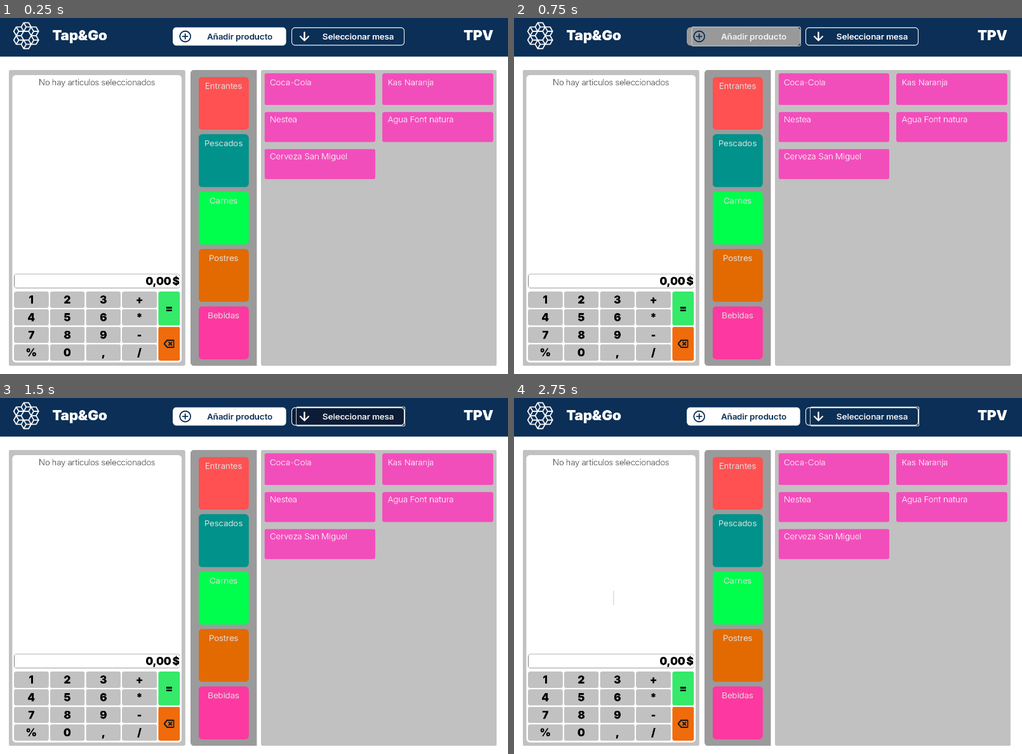
Above: before the commit, frames 1-4 (two rows, left to right).
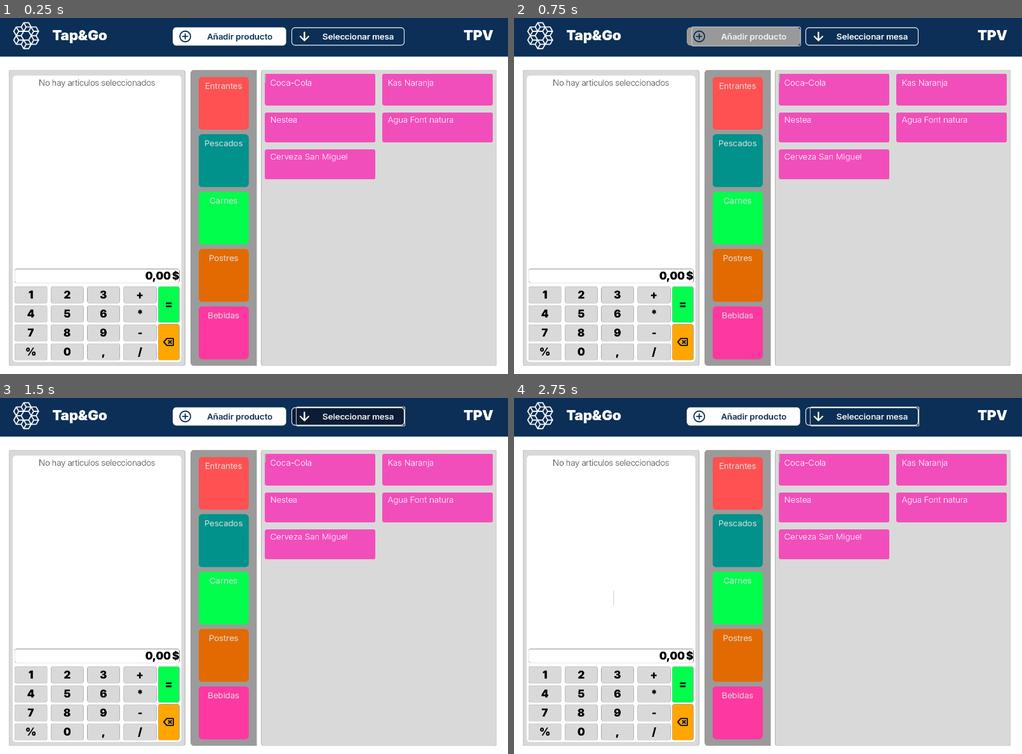
Above: after the commit, the same moments.

Repository: rteijeiro/tpv
Game: Godot game, scene res://scenes/main.tscn
The game is run twice, just before and just after one commit, with the same random seed, the same clock (stepped at 60 frames per second) and the same inputs.
Inputs:
- Up to frame 1 (0.25 s): no input
- Up to frame 2 (0.75 s): click "Añadir producto" at 0.5 s
- Up to frame 3 (1.5 s): click "Seleccionar mesa" at 1.25 s
- Up to frame 4 (2.75 s): click "1" at 2 s

The runs differ from the first frame. In frame 1, 4.0% of the frame differs, in the area x 2-98%, y 15-97%; in frame 2, 4.0%; in frame 3, 4.0%; in frame 4, 4.0%.

Commit message:
calculator design fixed

Diff:
--- a/resources/themes/Panel1.tres
+++ b/resources/themes/Panel1.tres
@@ -1,7 +1,12 @@
 [gd_resource type="Theme" load_steps=2 format=3 uid="uid://dxg4j6hfoj3dt"]
 
 [sub_resource type="StyleBoxFlat" id="StyleBoxFlat_y7nuc"]
-bg_color = Color(0.758192, 0.758192, 0.758192, 1)
+bg_color = Color(0.85098, 0.85098, 0.85098, 1)
+border_width_left = 1
+border_width_top = 1
+border_width_right = 1
+border_width_bottom = 1
+border_color = Color(0.65098, 0.65098, 0.65098, 1)
 corner_radius_top_left = 5
 corner_radius_top_right = 5
 corner_radius_bottom_right = 5
--- a/resources/themes/panelGreen.tres
+++ b/resources/themes/panelGreen.tres
@@ -1,7 +1,12 @@
 [gd_resource type="Theme" load_steps=2 format=3 uid="uid://cps3nhy3hktjg"]
 
 [sub_resource type="StyleBoxFlat" id="StyleBoxFlat_ymvpm"]
-bg_color = Color(0.207843, 0.913725, 0.411765, 1)
+bg_color = Color(0, 1, 0.301961, 1)
+border_width_left = 1
+border_width_top = 1
+border_width_right = 1
+border_width_bottom = 1
+border_color = Color(0.65098, 0.65098, 0.65098, 1)
 corner_radius_top_left = 5
 corner_radius_top_right = 5
 corner_radius_bottom_right = 5
--- a/resources/themes/panelOrange.tres
+++ b/resources/themes/panelOrange.tres
@@ -1,7 +1,12 @@
 [gd_resource type="Theme" load_steps=2 format=3 uid="uid://dt5i4g751q0rg"]
 
 [sub_resource type="StyleBoxFlat" id="StyleBoxFlat_8qtkm"]
-bg_color = Color(0.941176, 0.419608, 0.0431373, 1)
+bg_color = Color(1, 0.65098, 0, 1)
+border_width_left = 1
+border_width_top = 1
+border_width_right = 1
+border_width_bottom = 1
+border_color = Color(0.65098, 0.65098, 0.65098, 1)
 corner_radius_top_left = 5
 corner_radius_top_right = 5
 corner_radius_bottom_right = 5
--- a/scenes/calculator.tscn
+++ b/scenes/calculator.tscn
@@ -98,9 +98,11 @@
 layout_mode = 2
 size_flags_horizontal = 3
 size_flags_stretch_ratio = 2.0
+theme_override_constants/separation = 6
 
 [node name="HBoxContainer" type="HBoxContainer" parent="PanelContainer/MarginContainer/PanelContainer/MarginContainer/VBoxContainer/Buttons/VBoxContainer2"]
 layout_mode = 2
+theme_override_constants/separation = 10
 
 [node name="PanelContainer" type="PanelContainer" parent="PanelContainer/MarginContainer/PanelContainer/MarginContainer/VBoxContainer/Buttons/VBoxContainer2/HBoxContainer"]
 layout_mode = 2
@@ -152,6 +154,7 @@
 
 [node name="HBoxContainer2" type="HBoxContainer" parent="PanelContainer/MarginContainer/PanelContainer/MarginContainer/VBoxContainer/Buttons/VBoxContainer2"]
 layout_mode = 2
+theme_override_constants/separation = 10
 
 [node name="PanelContainer4" type="PanelContainer" parent="PanelContainer/MarginContainer/PanelContainer/MarginContainer/VBoxContainer/Buttons/VBoxContainer2/HBoxContainer2"]
 layout_mode = 2
@@ -202,6 +205,7 @@
 
 [node name="HBoxContainer3" type="HBoxContainer" parent="PanelContainer/MarginContainer/PanelContainer/MarginContainer/VBoxContainer/Buttons/VBoxContainer2"]
 layout_mode = 2
+theme_override_constants/separation = 10
 
 [node name="PanelContainer7" type="PanelContainer" parent="PanelContainer/MarginContainer/PanelContainer/MarginContainer/VBoxContainer/Buttons/VBoxContainer2/HBoxContainer3"]
 layout_mode = 2
@@ -252,6 +256,7 @@
 
 [node name="HBoxContainer4" type="HBoxContainer" parent="PanelContainer/MarginContainer/PanelContainer/MarginContainer/VBoxContainer/Buttons/VBoxContainer2"]
 layout_mode = 2
+theme_override_constants/separation = 10
 
 [node name="PanelContainer14" type="PanelContainer" parent="PanelContainer/MarginContainer/PanelContainer/MarginContainer/VBoxContainer/Buttons/VBoxContainer2/HBoxContainer4"]
 layout_mode = 2
Not shown: 1 places in resources/themes/pinkTheme.tres that only renumber resources
